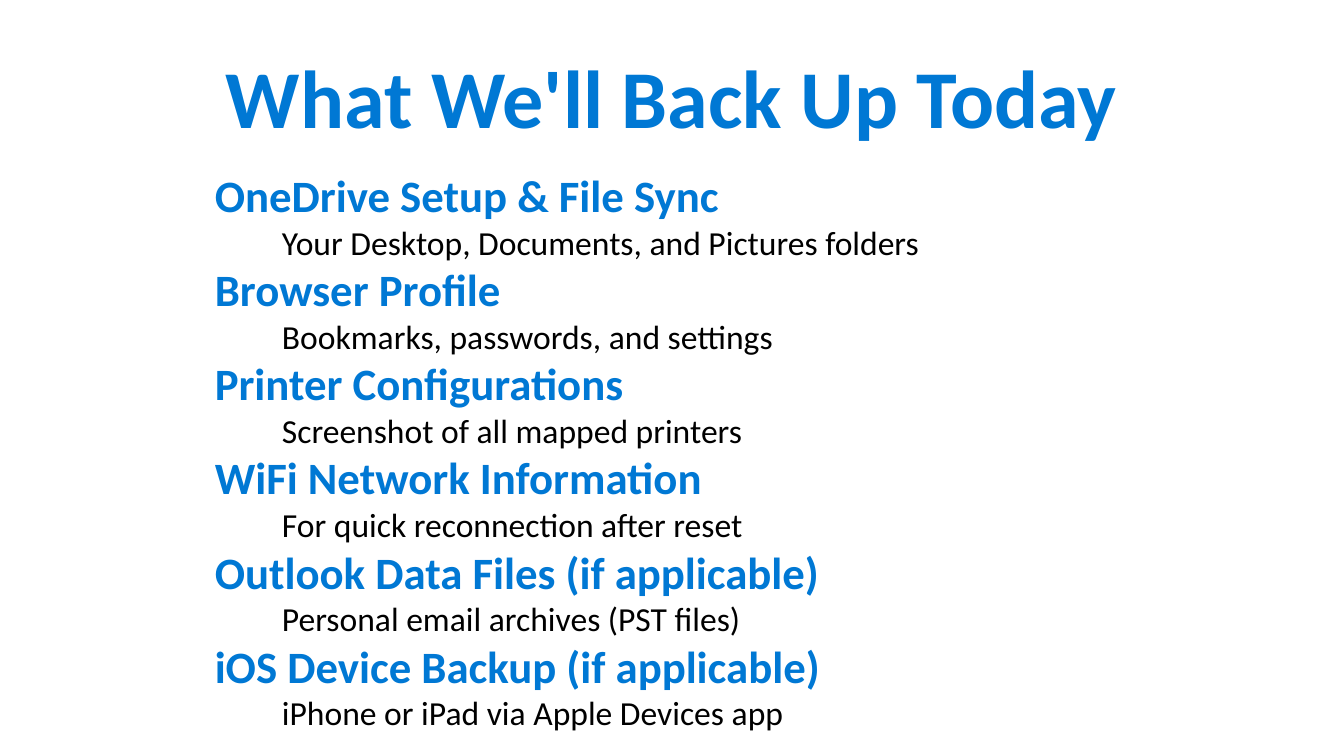
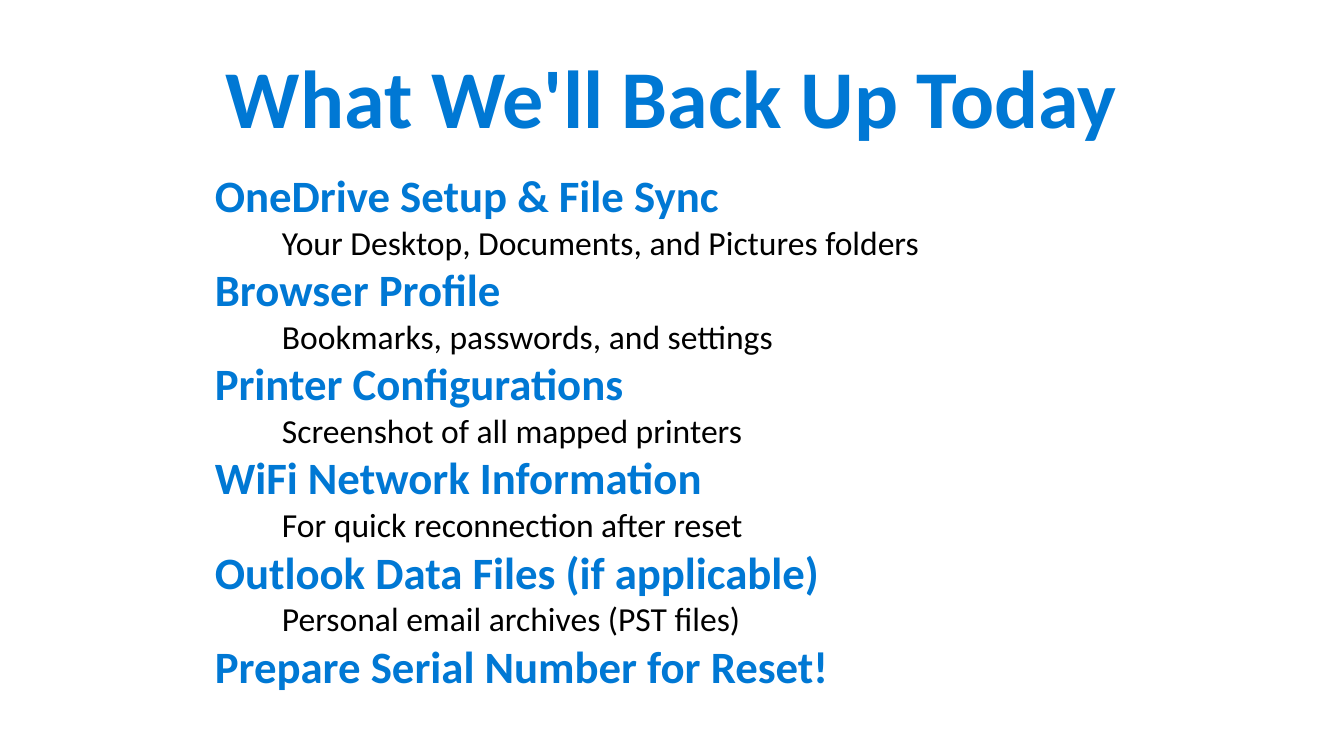
Before and after one commit to ipsghonline/tmp, a slide deck: slide 2 of presentation/Phase1-Backup-Guide.pptx. Drawn at 1344x756 pixels with LibreOffice and Linux fonts; fonts in the diff are those of the drawing. Boxes give left, top, right and bottom in pixels: in the first picture for what was removed or moved away, otherwise in the second. Text is boxed around its words. In the diff, an @@ line names an element or a change of style, - is before the commit and + after.

```diff
--- a/presentation/Phase1-Backup-Guide.pptx
+++ b/presentation/Phase1-Backup-Guide.pptx
@@ text at (215, 651, 828, 690): text changed; size 18 to 24 pt; text colour #000000 to #0078D4; bold on @@
-iOS Device Backup (if applicable)
-  iPhone or iPad via Apple Devices app
+Prepare Serial Number for Reset!
```
Also in this commit, not shown: 5 other slides changed, 1 slide added.
